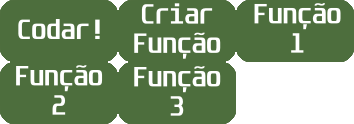
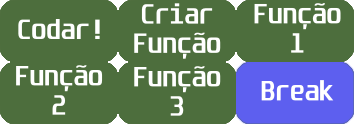
The second 354px x 124px image is a revision of the first. Changes to its layers:
added layer "root Merged" (1st of 2) above "root Merged" over [236, 62, 354, 124]
painted on "root Merged" (2nd of 2) over [236, 62, 354, 124]
